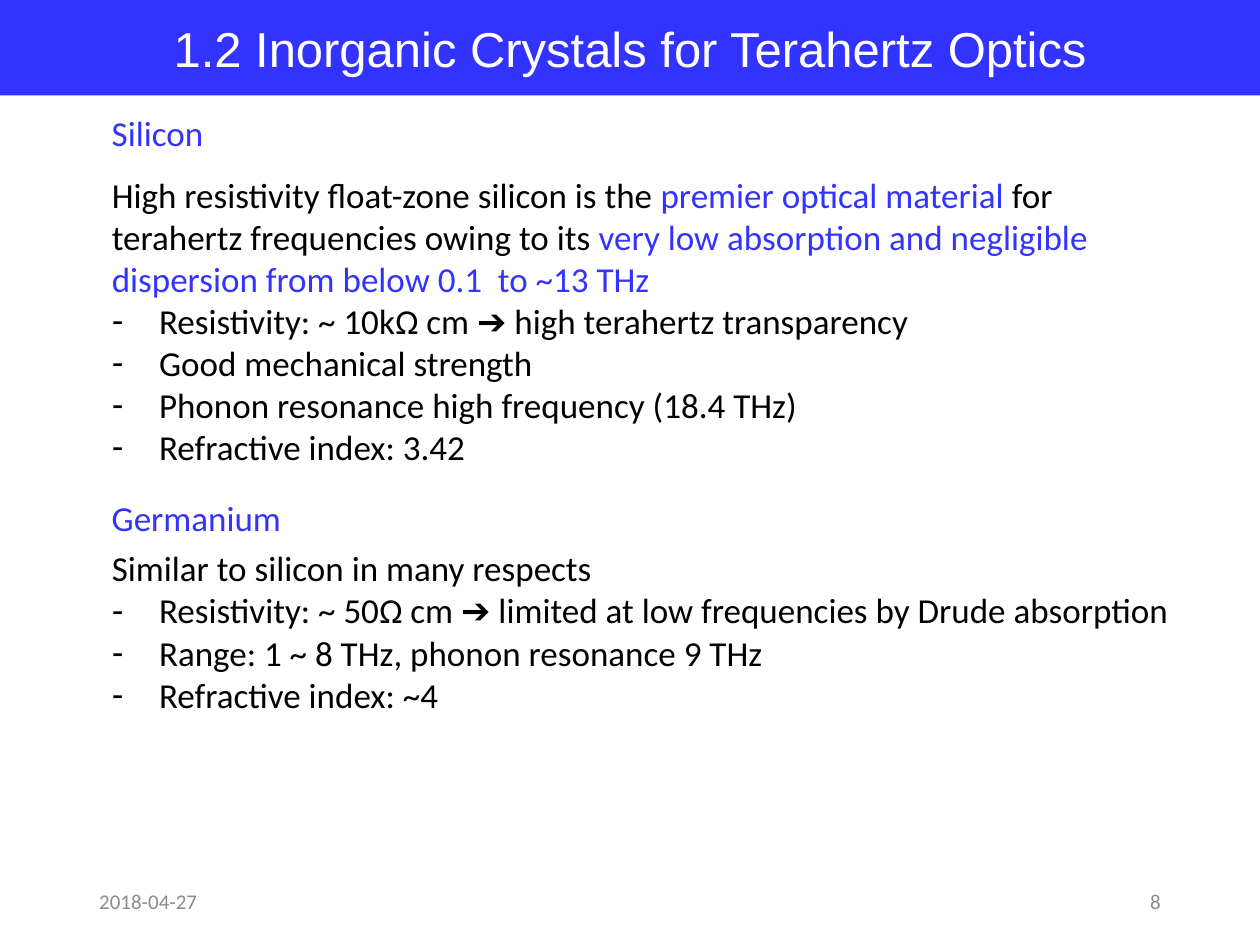
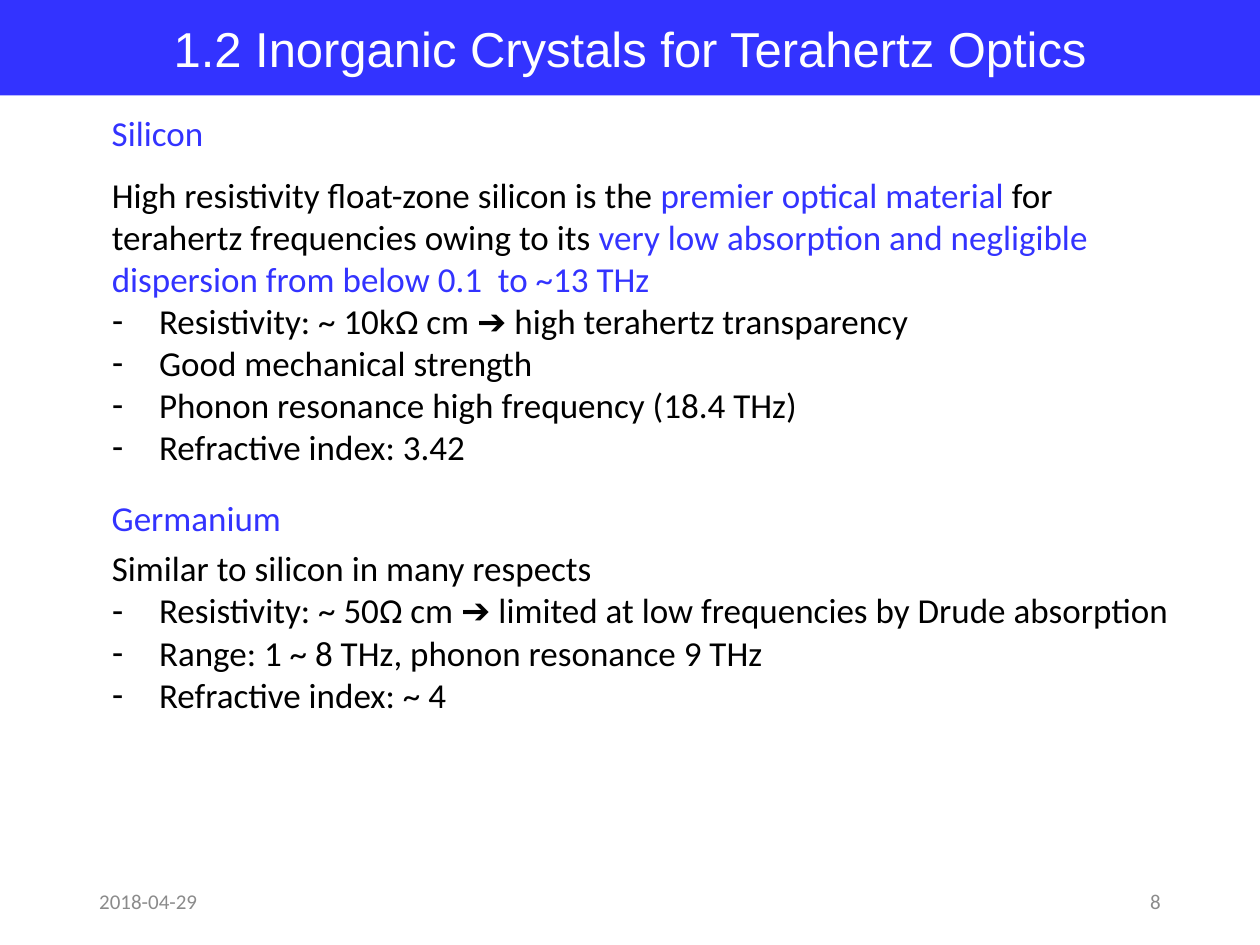
Before and after one commit to jglee96/NBTP_Lab, a slide deck: slide 8 of Terahertz Metrology/Ch8/Terahertz Metrology_Ch8.pptx. Drawn at 1260x945 pixels with LibreOffice and Linux fonts; fonts in the diff are those of the drawing. Boxes give left, top, right and bottom in pixels: in the first picture for what was removed or moved away, otherwise in the second. Text is boxed around its words. In the diff, an @@ line names an element or a change of style, - is before the commit and + after.

```diff
--- a/Terahertz Metrology/Ch8/Terahertz Metrology_Ch8.pptx
+++ b/Terahertz Metrology/Ch8/Terahertz Metrology_Ch8.pptx
@@ text at [159, 683, 446, 709]: spaces changed @@
-– Refractive index: ~4
+– Refractive index: ~ 4
@@ text at [99, 895, 197, 909]: text changed @@
-2018-04-27
+2018-04-29
```
Also in this commit, not shown: 25 other slides changed, 3 slides added, 2 slides removed, 3 other files.
